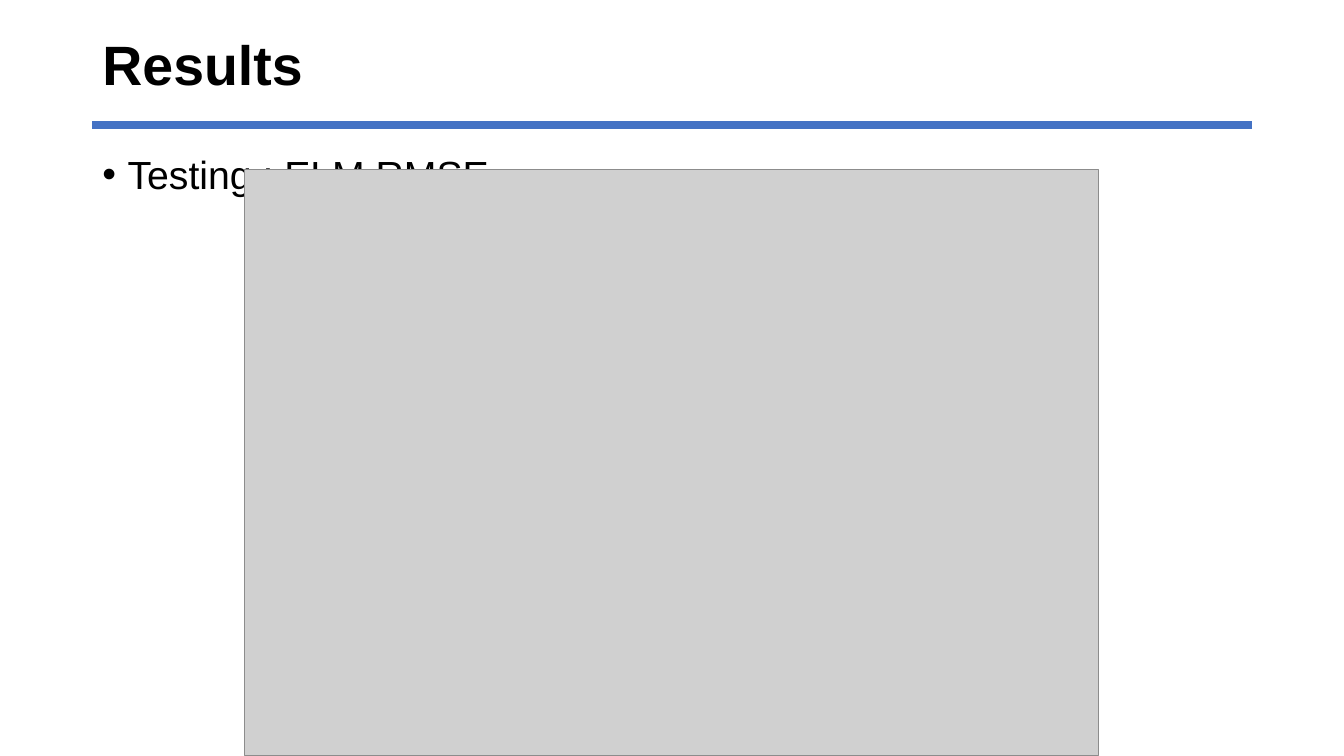
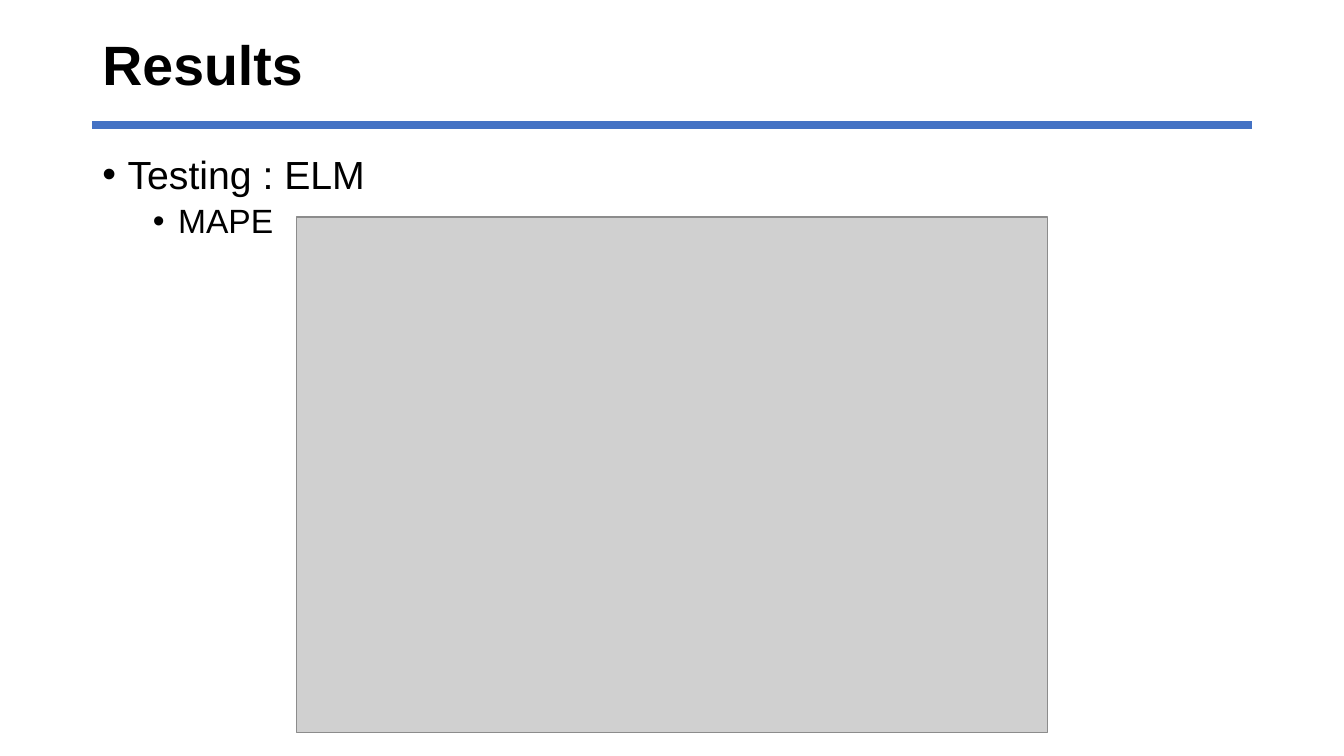
Before and after one commit to jhyun0919/STLF_of_Australian_NEM_by_H-ELM, a slide deck: slide 26 of ppt_slides/prepare_ELM2017_26MAY2017.pptx. Drawn at 1344x756 pixels with LibreOffice and Linux fonts; fonts in the diff are those of the drawing; grey boxes stand for pictures. Boxes give left, top, right and bottom in pixels: in the first picture for what was removed or moved away, otherwise in the second. Text is boxed around its words. In the diff, an @@ line names an element or a change of style, - is before the commit and + after.

```diff
--- a/ppt_slides/prepare_ELM2017_26MAY2017.pptx
+++ b/ppt_slides/prepare_ELM2017_26MAY2017.pptx
@@ text at (x1=128, y1=160, x2=365, y2=233): text changed @@
-• Testing : ELM RMSE
+• Testing : ELM
+  • MAPE
@@ picture resized from (x1=245, y1=169, x2=1098, y2=756) to (x1=296, y1=217, x2=1047, y2=733) @@
```
Also in this commit, not shown: 8 other slides changed, 19 other files.
